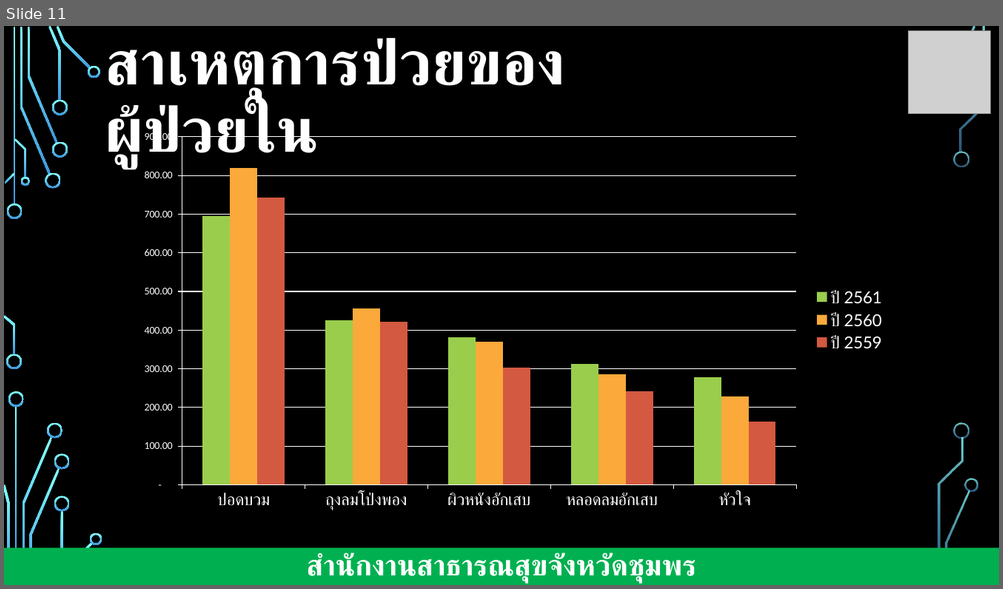
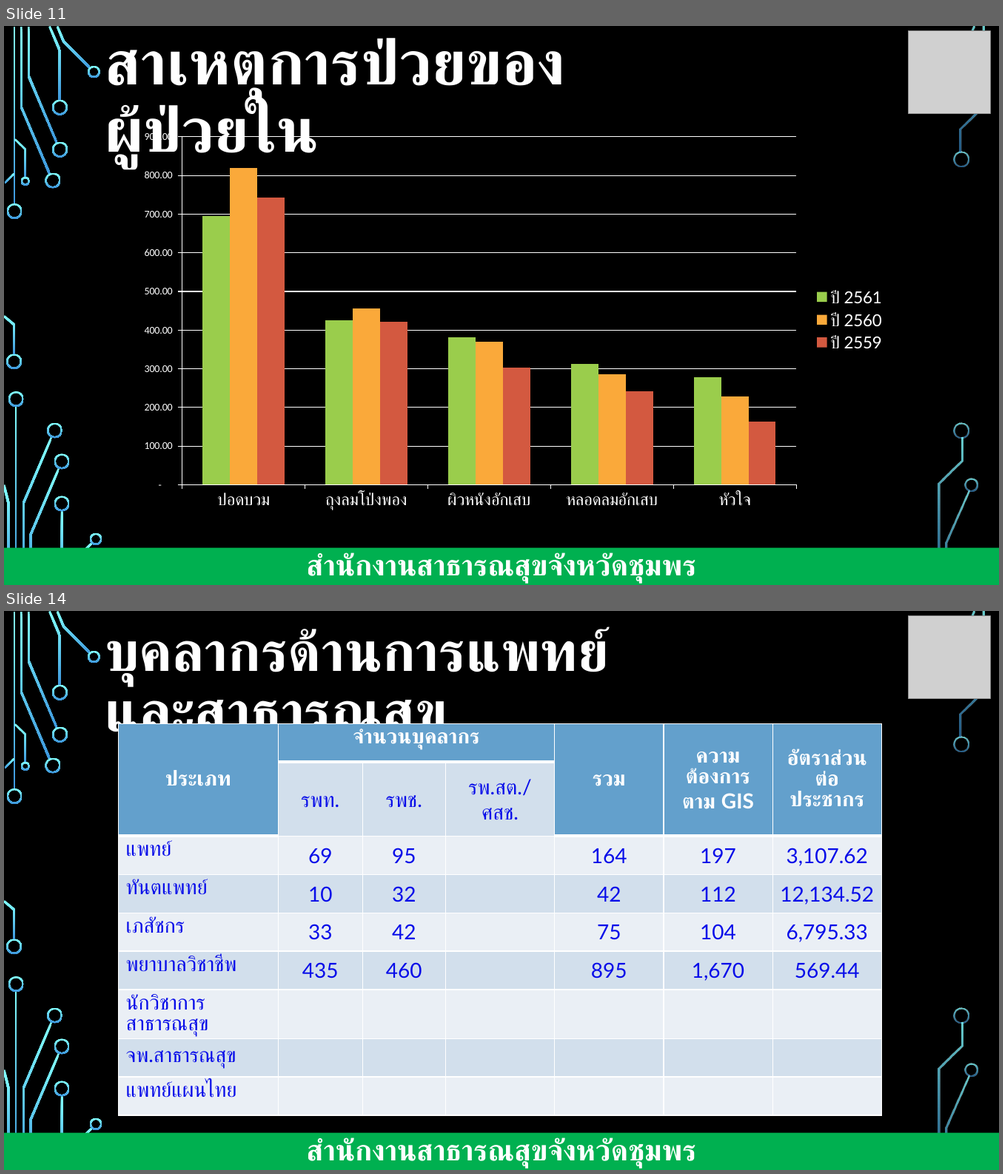
Before and after one commit to joblackpoc/Jobs_SSJ, a slide deck: นิเทศก์/นิเทศก์ชุมพร.pptx. Shown one above the other, each under a label of ours: slide 11 before the commit, slides 11 and 14 after it; the slides between them are not shown. The pictures are 1003x589 and 1003x1174 pixels, drawn with LibreOffice and Linux fonts; fonts in the diff are those of the drawing; grey boxes stand for pictures; background and template pictures are left out. Boxes give left, top, right and bottom in pixels: in the first picture for what was removed or moved away, otherwise in the second. Text is boxed around its words. In the diff, an @@ line names an element or a change of style, - is before the commit and + after.

```diff
--- a/นิเทศก์/นิเทศก์ชุมพร.pptx
+++ b/นิเทศก์/นิเทศก์ชุมพร.pptx
@@ slide 14 added at [4,611,999,1170], background picture (left out); not listed: 34 template elements that a slide beside it also shows @@
@@ title added at [105,627,609,746], 54 pt, text #FFFFFF, bold @@
+บุคลากรด้านการแพทย์และสาธารณสุข
@@ picture added at [908,616,990,699] @@
@@ table added at [118,723,881,1101], 9 rows, 7 columns @@
+ประเภท | จำนวนบุคลากร |  |  | รวม | ความต้องการตาม GIS | อัตราส่วนต่อประชากร
+ | รพท. | รพช. | รพ.สต./ศสช. |  |  | 
+แพทย์ | 69 | 95 |  | 164 | 197 | 3,107.62
+ทันตแพทย์ | 10 | 32 |  | 42 | 112 | 12,134.52
+เภสัชกร | 33 | 42 |  | 75 | 104 | 6,795.33
+พยาบาลวิชาชีพ | 435 | 460 |  | 895 | 1,670 | 569.44
+นักวิชาการสาธารณสุข |  |  |  |  |  | 
+จพ.สาธารณสุข |  |  |  |  |  | 
+แพทย์แผนไทย |  |  |  |  |  | 
@@ rectangle added at [4,1133,999,1170], fill #00B050, 28 pt, text #FFFFFF, bold @@
+สำนักงานสาธารณสุขจังหวัดชุมพร
```
Also in this commit, not shown: 1 slide changed, 1 other slide added, 38 other files.
